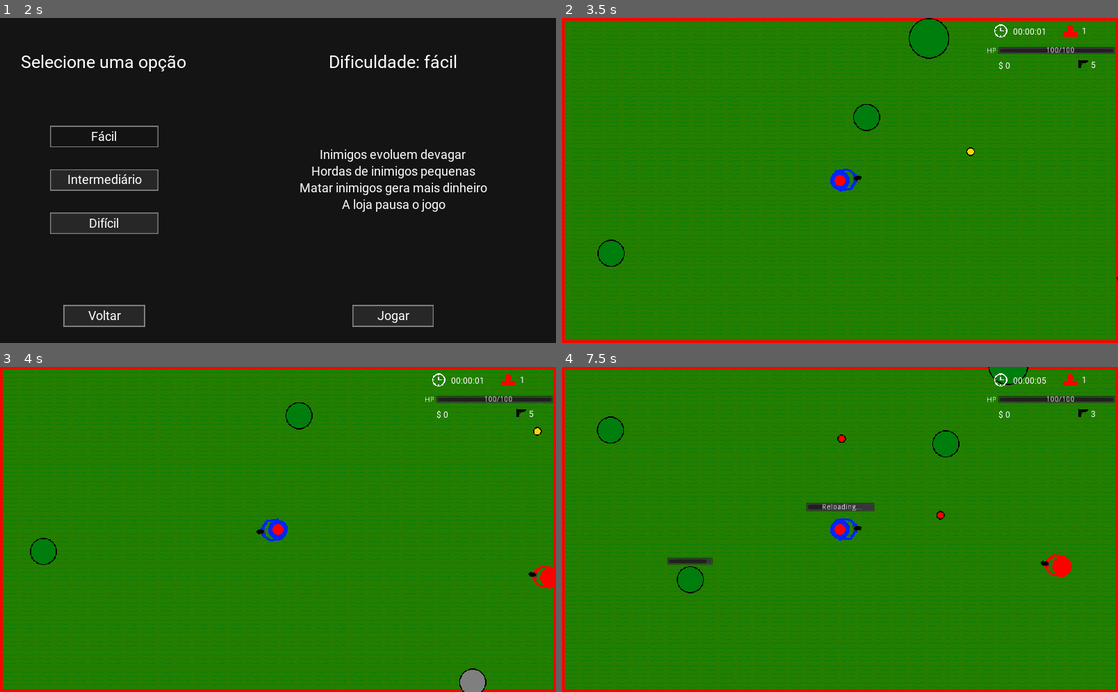
Above: before the commit, frames 1-4 (two rows, left to right).
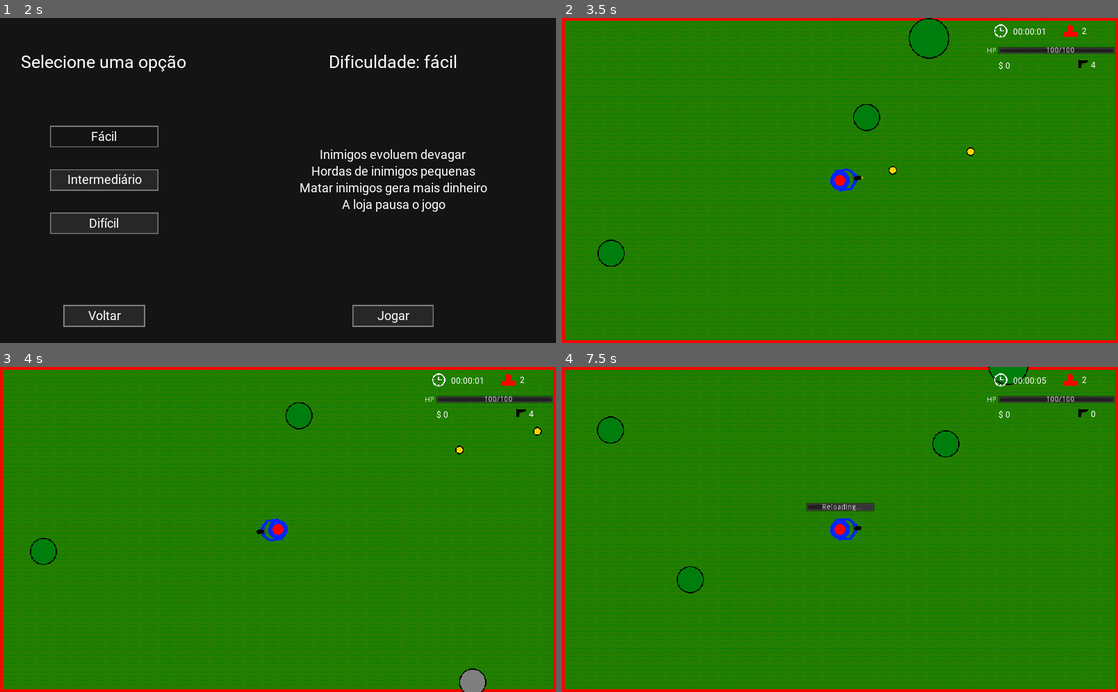
Above: after the commit, the same moments.

Repository: GregorioFornetti/Zigmor
Game: Godot game, scene res://Scenes_and_scripts/Interfaces/Menus/Main_menu.tscn
Same seed, same stepped clock (60 frames per second), same inputs: the game is played once before the commit and once after it.
Inputs (mouse positions are in pixels of both pictures, inside the frame that each line leads up to):
- Up to frame 1 (2 s): click "Jogar" at 0.5 s; click "Fácil" at 1.25 s
- Up to frame 2 (3.5 s): click "Jogar" at 2 s; tap Enter at 2.75 s; move the mouse to (962, 164) at 2.77 s; press the mouse at (962, 164) at 2.78 s; hold Right (ui_right) from 2.78 s (still down); tap 0 (0_shop_select) at 3.02 s
- Up to frame 3 (4 s): move the mouse to (166, 545) at 3.52 s; release Right (ui_right) at 3.53 s; release the mouse at (166, 545) at 3.53 s; hold Down (ui_down) from 3.53 s (still down); click (166, 545) at 3.6 s; tap 0 (0_shop_select) at 3.77 s
- Up to frame 4 (7.5 s): move the mouse to (895, 458) at 4.27 s; release Down (ui_down) at 4.28 s; press the mouse at (895, 458) at 4.28 s; hold Right (ui_right) 4.28-5.03 s; move the mouse to (812, 594) at 5.02 s; release the mouse at (812, 594) at 5.03 s; hold Up (ui_up) 5.03-5.78 s; click (812, 594) at 5.1 s; tap 0 (0_shop_select) at 5.27, 6.02, 6.77 s; move the mouse to (1006, 578) at 5.77 s; press the mouse at (1006, 578) at 5.78 s; hold Left (ui_left) 5.78-7.28 s; tap R (reload_weapon) at 6.4 s; move the mouse to (673, 480) at 6.52 s; release the mouse at (673, 480) at 6.53 s; click (673, 480) at 6.6 s; move the mouse to (867, 529) at 7.27 s; press the mouse at (867, 529) at 7.28 s; hold Down (ui_down) from 7.28 s (still down)

Frame 1 is identical in both runs. In frame 2, less than 0.1% of the frame differs, in the area x 53-100%, y 2-81%; in frame 3, 0.2%; in frame 4, 0.5%, in the area x 18-96%, y 2-65%.

Commit message:
3 new attributes in shop
- life regen
- max health
- speed

Diff:
--- a/Scenes_and_scripts/Autoloaded/Game.gd
+++ b/Scenes_and_scripts/Autoloaded/Game.gd
@@ -40,7 +40,7 @@
 	enemies_points_function = funcref(self, difficult_name + "_enemies_points_function")
 	spawn_points_function = funcref(self, difficult_name + "_spawn_points_function")
 	spawn_delay_function = funcref(self, difficult_name + "_spawn_delay_function")
-	enemies_points_function = funcref(self, difficult_name + "_enemy_money_drop_function")
+	enemy_money_drop_function = funcref(self, difficult_name + "_enemy_money_drop_function")
 
 	get_tree().change_scene("res://Scenes_and_scripts/Testing_map.tscn")
 	$Timer.start()
@@ -70,50 +70,50 @@
 	return spawn_delay_function.call_func(current_time)
 
 func get_enemy_monmey_drop(enemy_points):
-	return enemies_points_function.call_func(enemy_points, current_time)
+	return enemy_money_drop_function.call_func(enemy_points, current_time)
 
 
-func easy_enemies_points_function(t):
-	return t
+func easy_enemies_points_function(current_time):
+	return int(current_time / 40)
 
-func medium_enemies_points_function(t):
-	return 2 * t
+func medium_enemies_points_function(current_time):
+	return int(current_time / 35)
 
-func hard_enemies_points_function(t):
-	return 3 * t
+func hard_enemies_points_function(current_time):
+	return int(current_time / 30)
 
 
-func easy_spawn_points_function(t):
-	return int(t / 60 + 2)
+func easy_spawn_points_function(current_time):
+	return int(current_time / 60 + 2)
 
-func medium_spawn_points_function(t):
-	return int(t / 45 + 3)
+func medium_spawn_points_function(current_time):
+	return int(current_time / 45 + 3)
 
-func hard_spawn_points_function(t):
-	return int(t / 30 + 3)
+func hard_spawn_points_function(current_time):
+	return int(current_time / 30 + 3)
 
 
-func easy_spawn_delay_function(t):
+func easy_spawn_delay_function(current_time):
 	return 30
 
-func medium_spawn_delay_function(t):
+func medium_spawn_delay_function(current_time):
 	return 25
 
-func hard_spawn_delay_function(t):
+func hard_spawn_delay_function(current_time):
 	return 20
 
 
 func easy_enemy_money_drop_function(enemy_points, current_time):
-	var min_money = 5 + int(enemy_points * 10 * current_time / 60)
-	var max_money = 10 + int(enemy_points * 15 * current_time / 60)
+	var min_money = 5 + int(enemy_points * 10 * current_time / 40)
+	var max_money = 10 + int(enemy_points * 15 * current_time / 40)
 	return rng.randi_range(min_money, max_money)
 
 func medium_enemy_money_drop_function(enemy_points, current_time):
-	var min_money = 3 + int(enemy_points * 7 * current_time / 60)
-	var max_money = 7 + int(enemy_points * 13 * current_time / 60)
+	var min_money = 3 + int(enemy_points * 7 * current_time / 40)
+	var max_money = 7 + int(enemy_points * 13 * current_time / 40)
 	return rng.randi_range(min_money, max_money)
 
 func hard_enemy_money_drop_function(enemy_points, current_time):
-	var min_money = 2 + int(enemy_points * 5 * current_time / 60)
-	var max_money = 5 + int(enemy_points * 10 * current_time / 60)
+	var min_money = 2 + int(enemy_points * 5 * current_time / 40)
+	var max_money = 5 + int(enemy_points * 10 * current_time / 40)
 	return rng.randi_range(min_money, max_money)
--- a/Scenes_and_scripts/Enemies/Enemy_base.gd
+++ b/Scenes_and_scripts/Enemies/Enemy_base.gd
@@ -70,18 +70,14 @@
 	# width e height estão relacionados ao retângulo de colisão que será criado para verificar
 	# a colisão
 	# Se ocorrer uma colisão, o retorno é true, caso contrário é false.
-	var teste = get_parent().get_node("TESTE")
-	teste.position = global_position
-	teste.transform = Transform2D(rotation + deg2rad(angle), global_position + Vector2(0, -height).rotated(rotation + deg2rad(angle)))
 
 	var query = Physics2DShapeQueryParameters.new()
 	query.collision_layer = 0b00000000001000000000
 	var shape = RectangleShape2D.new()
 	shape.extents = Vector2(width, height)
-	teste.shape = shape
 	query.set_shape(shape)
 	query.transform = Transform2D(rotation + deg2rad(angle), global_position + Vector2(0, -height).rotated(rotation + deg2rad(angle)))
-	# Transform2D(rotation + PI / 2 + deg2rad(angle), global_position + Vector2(0, -height).rotated(rotation + deg2rad(angle)))
+	# Transform2D(rotation + deg2rad(angle), global_position + Vector2(0, -height).rotated(rotation + deg2rad(angle)))
 	return len(space_state.collide_shape(query, 1)) != 0
 
 func get_angle_to_dodge_obstacles(width, height):
--- a/Scenes_and_scripts/Enemies/Enemy_shooter_chaser.gd
+++ b/Scenes_and_scripts/Enemies/Enemy_shooter_chaser.gd
@@ -10,7 +10,6 @@
 
 func movimentation(delta):
 	var dodge_rotation = get_angle_to_dodge_obstacles($CollisionShape2D.shape.radius, 100)
-	print(dodge_rotation)
 	move_and_slide(global_position.direction_to(Player.global_position).rotated(deg2rad(dodge_rotation)) * attributes['speed'] * delta * 50)
 
 func set_default_range():
--- a/Scenes_and_scripts/Enemies/Pistol_enemy.gd
+++ b/Scenes_and_scripts/Enemies/Pistol_enemy.gd
@@ -6,8 +6,10 @@
 var current_rotation
 
 func on_ready():
-	points = 5
-	set_default_attributes(20, 90, 5)
+	var health = 20 + Game.get_enemies_points() * 4
+	var speed = min(90 + Game.get_enemies_points() * 2, 250)
+	var damage = 5 + Game.get_enemies_points()
+	set_default_attributes(health, speed, damage)
 	set_default_range()
 
 func on_process(delta):
--- a/Scenes_and_scripts/Enemies/Shotgun_enemy.gd
+++ b/Scenes_and_scripts/Enemies/Shotgun_enemy.gd
@@ -8,7 +8,10 @@
 var current_rotation
 
 func on_ready():
-	set_default_attributes(20, 90, 5)
+	var health = 30 + Game.get_enemies_points() * 6
+	var speed = min(90 + Game.get_enemies_points() * 2, 250)
+	var damage = 4 + int(Game.get_enemies_points() / 2)
+	set_default_attributes(health, speed, damage)
 	angle = deg2rad(angle)
 	set_default_range()
 
--- /dev/null
+++ b/Scenes_and_scripts/Interfaces/Upgrades_shop/Pages/Shop_armor_container.tscn
@@ -0,0 +1,68 @@
+[gd_scene load_steps=10 format=2]
+
+[ext_resource path="res://Scenes_and_scripts/Interfaces/Upgrades_shop/Pages/Shop_content_page.tscn" type="PackedScene" id=1]
+[ext_resource path="res://Sprites/Interface/Menu-interface/Upgrade-shop-images/Armor-image.png" type="Texture" id=2]
+[ext_resource path="res://Scenes_and_scripts/Interfaces/Upgrades_shop/Shop_buttons/Armor/Btn_upgrade_armor_max_health.tscn" type="PackedScene" id=3]
+[ext_resource path="res://Sprites/Interface/Menu-interface/Upgrade-shop-images/Max-health-icon.png" type="Texture" id=4]
+[ext_resource path="res://Scenes_and_scripts/Interfaces/Upgrades_shop/Status_box.tscn" type="PackedScene" id=5]
+[ext_resource path="res://Sprites/Interface/Menu-interface/Upgrade-shop-images/Life-regen-icon.png" type="Texture" id=6]
+[ext_resource path="res://Sprites/Interface/Menu-interface/Upgrade-shop-images/Speed-icon.png" type="Texture" id=7]
+[ext_resource path="res://Scenes_and_scripts/Interfaces/Upgrades_shop/Shop_buttons/Armor/Btn_upgrade_armor_life_regen.tscn" type="PackedScene" id=8]
+[ext_resource path="res://Scenes_and_scripts/Interfaces/Upgrades_shop/Shop_buttons/Armor/Btn_upgrade_armor_speed.tscn" type="PackedScene" id=9]
+
+[node name="Shop_armor_container" instance=ExtResource( 1 )]
+
+[node name="Btn_upgrade_armor_max_health" parent="Left_container/Shop_btns_container" index="0" instance=ExtResource( 3 )]
+
+[node name="Btn_upgrade_armor_life_regen" parent="Left_container/Shop_btns_container" index="1" instance=ExtResource( 8 )]
+margin_left = 250.0
+margin_right = 450.0
+
+[node name="Btn_upgrade_armor_speed" parent="Left_container/Shop_btns_container" index="2" instance=ExtResource( 9 )]
+margin_top = 105.0
+margin_bottom = 180.0
+
+[node name="Sprite" parent="Rigth_container" index="0"]
+texture = ExtResource( 2 )
+
+[node name="Max_health_status" parent="Rigth_container/Status_boxes_container" index="0" instance=ExtResource( 5 )]
+anchor_right = 0.0
+anchor_bottom = 0.0
+margin_right = 150.0
+margin_bottom = 30.0
+
+[node name="Icon" parent="Rigth_container/Status_boxes_container/Max_health_status" index="2"]
+texture = ExtResource( 4 )
+
+[node name="Info" parent="Rigth_container/Status_boxes_container/Max_health_status/CanvasLayer/Tooltip" index="1"]
+text = "Vida máxima que  pode alcançar"
+
+[node name="Life_regen_status" parent="Rigth_container/Status_boxes_container" index="1" instance=ExtResource( 5 )]
+anchor_right = 0.0
+anchor_bottom = 0.0
+margin_left = 170.0
+margin_right = 320.0
+margin_bottom = 30.0
+
+[node name="Icon" parent="Rigth_container/Status_boxes_container/Life_regen_status" index="2"]
+texture = ExtResource( 6 )
+
+[node name="Info" parent="Rigth_container/Status_boxes_container/Life_regen_status/CanvasLayer/Tooltip" index="1"]
+text = "Vida recuperada a cada 5 segundos"
+
+[node name="Speed_status" parent="Rigth_container/Status_boxes_container" index="2" instance=ExtResource( 5 )]
+anchor_right = 0.0
+anchor_bottom = 0.0
+margin_top = 45.0
+margin_right = 150.0
+margin_bottom = 75.0
+
+[node name="Icon" parent="Rigth_container/Status_boxes_container/Speed_status" index="2"]
+texture = ExtResource( 7 )
+
+[node name="Info" parent="Rigth_container/Status_boxes_container/Speed_status/CanvasLayer/Tooltip" index="1"]
+text = "Velocidade de movimento"
+
+[editable path="Rigth_container/Status_boxes_container/Max_health_status"]
+[editable path="Rigth_container/Status_boxes_container/Life_regen_status"]
+[editable path="Rigth_container/Status_boxes_container/Speed_status"]
--- a/Scenes_and_scripts/Interfaces/Upgrades_shop/Pages/Shop_main_page.tscn
+++ b/Scenes_and_scripts/Interfaces/Upgrades_shop/Pages/Shop_main_page.tscn
@@ -29,9 +29,19 @@
 [node name="Title" parent="Left_container/Shop_btns_container/Btn_upgrade_sniper" index="0"]
 text = "Sniper"
 
+[node name="Btn_upgrade_armor" parent="Left_container/Shop_btns_container" index="3" instance=ExtResource( 3 )]
+margin_left = 250.0
+margin_top = 105.0
+margin_right = 450.0
+margin_bottom = 180.0
+
+[node name="Title" parent="Left_container/Shop_btns_container/Btn_upgrade_armor" index="0"]
+text = "Armadura"
+
 [node name="Sprite" parent="Rigth_container" index="0"]
 texture = ExtResource( 2 )
 
 [editable path="Left_container/Shop_btns_container/Btn_upgrade_pistol"]
 [editable path="Left_container/Shop_btns_container/Btn_upgrade_shotgun"]
 [editable path="Left_container/Shop_btns_container/Btn_upgrade_sniper"]
+[editable path="Left_container/Shop_btns_container/Btn_upgrade_armor"]
--- /dev/null
+++ b/Scenes_and_scripts/Interfaces/Upgrades_shop/Shop_buttons/Armor/Btn_upgrade_armor_life_regen.gd
@@ -0,0 +1,12 @@
+extends "res://Scenes_and_scripts/Interfaces/Upgrades_shop/Shop_buttons/Btn_shop_buy.gd"
+
+
+func get_upgrade_price():
+	return 40 + qnt_buyed * 50
+
+func make_upgrade():
+	Game.Player.attributes.life_regen += 1
+
+func update_status_box():
+	var life_regen = Game.Player.attributes.life_regen
+	status_boxes_container.get_node("Life_regen_status/Attribute_label").text = str(life_regen)
--- /dev/null
+++ b/Scenes_and_scripts/Interfaces/Upgrades_shop/Shop_buttons/Armor/Btn_upgrade_armor_life_regen.tscn
@@ -0,0 +1,10 @@
+[gd_scene load_steps=3 format=2]
+
+[ext_resource path="res://Scenes_and_scripts/Interfaces/Upgrades_shop/Shop_buttons/Btn_shop_buy.tscn" type="PackedScene" id=1]
+[ext_resource path="res://Scenes_and_scripts/Interfaces/Upgrades_shop/Shop_buttons/Armor/Btn_upgrade_armor_life_regen.gd" type="Script" id=2]
+
+[node name="Btn_upgrade_armor_life_regen" instance=ExtResource( 1 )]
+script = ExtResource( 2 )
+
+[node name="Title" parent="." index="0"]
+text = "Regeneração de vida"
--- /dev/null
+++ b/Scenes_and_scripts/Interfaces/Upgrades_shop/Shop_buttons/Armor/Btn_upgrade_armor_max_health.gd
@@ -0,0 +1,16 @@
+extends "res://Scenes_and_scripts/Interfaces/Upgrades_shop/Shop_buttons/Btn_shop_buy.gd"
+
+
+func get_upgrade_price():
+	return 30 + qnt_buyed * 40
+
+func make_upgrade():
+	var max_health = Game.Player.attributes.max_health
+	var incremented_health = int(max_health / 10) + 10
+	Game.Player.attributes.max_health = max_health + incremented_health
+	Game.Player.attributes.status.health += incremented_health
+	Game.Player.update_health_interface()
+
+func update_status_box():
+	var max_health = Game.Player.attributes.max_health
+	status_boxes_container.get_node("Max_health_status/Attribute_label").text = str(max_health)
--- /dev/null
+++ b/Scenes_and_scripts/Interfaces/Upgrades_shop/Shop_buttons/Armor/Btn_upgrade_armor_max_health.tscn
@@ -0,0 +1,10 @@
+[gd_scene load_steps=3 format=2]
+
+[ext_resource path="res://Scenes_and_scripts/Interfaces/Upgrades_shop/Shop_buttons/Armor/Btn_upgrade_armor_max_health.gd" type="Script" id=1]
+[ext_resource path="res://Scenes_and_scripts/Interfaces/Upgrades_shop/Shop_buttons/Btn_shop_buy.tscn" type="PackedScene" id=2]
+
+[node name="Btn_upgrade_armor_max_health" instance=ExtResource( 2 )]
+script = ExtResource( 1 )
+
+[node name="Title" parent="." index="0"]
+text = "Vida máxima"
--- /dev/null
+++ b/Scenes_and_scripts/Interfaces/Upgrades_shop/Shop_buttons/Armor/Btn_upgrade_armor_speed.gd
@@ -0,0 +1,14 @@
+extends "res://Scenes_and_scripts/Interfaces/Upgrades_shop/Shop_buttons/Btn_shop_buy.gd"
+
+
+func get_upgrade_price():
+	return 50 + 70 * qnt_buyed
+
+func make_upgrade():
+	Game.Player.attributes.speed += 10
+	if Game.Player.attributes.speed == 400:
+		disable_btn()
+
+func update_status_box():
+	var speed = Game.Player.attributes.speed
+	status_boxes_container.get_node("Speed_status/Attribute_label").text = str(speed)
--- /dev/null
+++ b/Scenes_and_scripts/Interfaces/Upgrades_shop/Shop_buttons/Armor/Btn_upgrade_armor_speed.tscn
@@ -0,0 +1,10 @@
+[gd_scene load_steps=3 format=2]
+
+[ext_resource path="res://Scenes_and_scripts/Interfaces/Upgrades_shop/Shop_buttons/Btn_shop_buy.tscn" type="PackedScene" id=1]
+[ext_resource path="res://Scenes_and_scripts/Interfaces/Upgrades_shop/Shop_buttons/Armor/Btn_upgrade_armor_speed.gd" type="Script" id=2]
+
+[node name="Btn_upgrade_armor_speed" instance=ExtResource( 1 )]
+script = ExtResource( 2 )
+
+[node name="Title" parent="." index="0"]
+text = "Velocidade"
--- a/Scenes_and_scripts/Interfaces/Upgrades_shop/Shop_buttons/Pistol/Btn_upgrade_pistol_firerate.gd
+++ b/Scenes_and_scripts/Interfaces/Upgrades_shop/Shop_buttons/Pistol/Btn_upgrade_pistol_firerate.gd
@@ -6,7 +6,7 @@
 
 func make_upgrade():
 	Game.Player.attributes[Game.Player.PISTOL].fire_rate -= 0.05
-	if is_equal_approx(Game.Player.attributes[Game.Player.PISTOL].fire_rate, 0.1):
+	if is_equal_approx(Game.Player.attributes[Game.Player.PISTOL].fire_rate, 0.05):
 		disable_btn()
 
 func update_status_box():
--- a/Scenes_and_scripts/Interfaces/Upgrades_shop/Upgrades_shop.gd
+++ b/Scenes_and_scripts/Interfaces/Upgrades_shop/Upgrades_shop.gd
@@ -46,6 +46,9 @@
 
 func _on_Btn_upgrade_sniper_pressed():
 	change_page("Upgrades da sniper", $Main_container/Bottom_container/Shop_sniper_page)
+
+func _on_Btn_upgrade_armor_pressed():
+	change_page("Upgrades da armadura", $Main_container/Bottom_container/Shop_armor_container)
 
 func _on_Btn_close_pressed():
 	close_shop()
--- a/Scenes_and_scripts/Interfaces/Upgrades_shop/Upgrades_shop.tscn
+++ b/Scenes_and_scripts/Interfaces/Upgrades_shop/Upgrades_shop.tscn
@@ -10,6 +10,7 @@
 [ext_resource path="res://Scenes_and_scripts/Interfaces/Upgrades_shop/Pages/Shop_sniper_page.tscn" type="PackedScene" id=8]
 [ext_resource path="res://Scenes_and_scripts/Interfaces/Upgrades_shop/Pages/Shop_pistol_page.tscn" type="PackedScene" id=9]
 [ext_resource path="res://Fonts/Roboto-Regular.ttf" type="DynamicFontData" id=10]
+[ext_resource path="res://Scenes_and_scripts/Interfaces/Upgrades_shop/Pages/Shop_armor_container.tscn" type="PackedScene" id=11]
 
 [sub_resource type="DynamicFont" id=1]
 size = 32
@@ -98,6 +99,9 @@
 [node name="Shop_sniper_page" parent="Main_container/Bottom_container" instance=ExtResource( 8 )]
 visible = false
 
+[node name="Shop_armor_container" parent="Main_container/Bottom_container" instance=ExtResource( 11 )]
+visible = false
+
 [node name="Shop_fixed_container" type="Control" parent="Main_container/Bottom_container"]
 anchor_right = 1.0
 anchor_bottom = 1.0
@@ -142,6 +146,7 @@
 [connection signal="pressed" from="Main_container/Bottom_container/Shop_main_page/Left_container/Shop_btns_container/Btn_upgrade_pistol" to="." method="_on_Btn_upgrade_pistol_pressed"]
 [connection signal="pressed" from="Main_container/Bottom_container/Shop_main_page/Left_container/Shop_btns_container/Btn_upgrade_shotgun" to="." method="_on_Btn_upgrade_shotgun_pressed"]
 [connection signal="pressed" from="Main_container/Bottom_container/Shop_main_page/Left_container/Shop_btns_container/Btn_upgrade_sniper" to="." method="_on_Btn_upgrade_sniper_pressed"]
+[connection signal="pressed" from="Main_container/Bottom_container/Shop_main_page/Left_container/Shop_btns_container/Btn_upgrade_armor" to="." method="_on_Btn_upgrade_armor_pressed"]
 [connection signal="pressed" from="Main_container/Bottom_container/Shop_fixed_container/Btn_close" to="." method="_on_Btn_close_pressed"]
 [connection signal="pressed" from="Main_container/Bottom_container/Shop_fixed_container/Btn_return" to="." method="_on_Btn_return_pressed"]
 
@@ -149,6 +154,7 @@
 [editable path="Main_container/Bottom_container/Shop_main_page/Left_container/Shop_btns_container/Btn_upgrade_pistol"]
 [editable path="Main_container/Bottom_container/Shop_main_page/Left_container/Shop_btns_container/Btn_upgrade_shotgun"]
 [editable path="Main_container/Bottom_container/Shop_main_page/Left_container/Shop_btns_container/Btn_upgrade_sniper"]
+[editable path="Main_container/Bottom_container/Shop_main_page/Left_container/Shop_btns_container/Btn_upgrade_armor"]
 [editable path="Main_container/Bottom_container/Shop_fixed_container/Money_status"]
 [editable path="Main_container/Bottom_container/Shop_fixed_container/Btn_close"]
 [editable path="Main_container/Bottom_container/Shop_fixed_container/Btn_return"]
--- a/Scenes_and_scripts/Map_generation/Map_generator.gd
+++ b/Scenes_and_scripts/Map_generation/Map_generator.gd
@@ -33,7 +33,6 @@
 	for chunk_info in chunks_info_list:
 		if chunk_info["grid_position"] == grid_position:
 			return
-	print("NOVO")
 	create_new_chunk(grid_position)
 
 func create_new_chunk(grid_position):
--- a/Scenes_and_scripts/Player/Player.gd
+++ b/Scenes_and_scripts/Player/Player.gd
@@ -1,8 +1,8 @@
 extends KinematicBody2D
 
-const PISTOL_INITIAL_RELOADTIME = 3
-const SHOTGUN_INITIAL_RELOADTIME = 4
-const SNIPER_INITIAL_RELOADTIME = 5
+const PISTOL_INITIAL_SOUND_DURATION = 3.0
+const SHOTGUN_INITIAL_SOUND_DURATION = 4.0
+const SNIPER_INITIAL_SOUND_DURATION = 5.0
 
 onready var sprite = $Sprite
 onready var shoot_timer = $Shoot_timer
@@ -26,14 +26,15 @@
 var attributes = {
 	"speed" : 250,
 	"max_health" : 100,
+	"life_regen": 1,
 	"status" : {
 		"health" : 100,
 		"money" : 0
 	},
 	PISTOL : {
 		"damage": 5,
-		"reload_time": PISTOL_INITIAL_RELOADTIME,
-		"fire_rate": 1,
+		"reload_time": 2,
+		"fire_rate": 0.5,
 		"magazine_capacity": 6,
 		"status" : {
 			"qnt_reloaded_bullets": 6,
@@ -44,8 +45,8 @@
 	},
 	SHOTGUN : {
 		"damage": 1,
-		"reload_time": SHOTGUN_INITIAL_RELOADTIME,
-		"fire_rate": 1.5,
+		"reload_time": 3,
+		"fire_rate": 1,
 		"magazine_capacity": 2,
 		"status" : {
 			"qnt_reloaded_bullets": 2,
@@ -56,8 +57,8 @@
 	},
 	SNIPER : {
 		"damage": 10,
-		"reload_time": SNIPER_INITIAL_RELOADTIME,
-		"fire_rate": 2,
+		"reload_time": 3,
+		"fire_rate": 1,
 		"magazine_capacity": 5,
 		"status" : {
 			"qnt_reloaded_bullets": 5,
@@ -146,13 +147,13 @@
 
 		if current_weapon == PISTOL:
 			current_reload_effect = SoundSystem.play_sound_effect_with_config( \
-			pistol_reload_sound, PISTOL_INITIAL_RELOADTIME / attributes[current_weapon]['reload_time'])
+			pistol_reload_sound, PISTOL_INITIAL_SOUND_DURATION / attributes[current_weapon]['reload_time'])
 		elif current_weapon == SHOTGUN:
 			current_reload_effect = SoundSystem.play_sound_effect_with_config( \
-			shotgun_reload_sound, SHOTGUN_INITIAL_RELOADTIME / attributes[current_weapon]['reload_time'])
+			shotgun_reload_sound, SHOTGUN_INITIAL_SOUND_DURATION / attributes[current_weapon]['reload_time'])
 		else:
 			current_reload_effect = SoundSystem.play_sound_effect_with_config( \
-			shotgun_reload_sound, SNIPER_INITIAL_RELOADTIME / attributes[current_weapon]['reload_time'])
+			shotgun_reload_sound, SNIPER_INITIAL_SOUND_DURATION / attributes[current_weapon]['reload_time'])
 
 
 func change_weapon(new_weapon):
@@ -223,6 +224,7 @@
 		die()
 	else:
 		update_health_interface()
+	$Life_regen_timer.start()
 
 
 func get_money():
@@ -242,3 +244,11 @@
 		Game.current_status = Game.status.PAUSED
 		queue_free()
 		get_tree().paused = true
+
+
+func _on_Life_regen_timer_timeout():
+	attributes.status.health = min(attributes.status.health + attributes.life_regen, \
+								   attributes.max_health)
+	update_health_interface()
+	if attributes.status.health == attributes.max_health:
+		$Life_regen_timer.stop()
--- a/Scenes_and_scripts/Player/Player.tscn
+++ b/Scenes_and_scripts/Player/Player.tscn
@@ -87,6 +87,9 @@
 [node name="Reload_timer" type="Timer" parent="."]
 one_shot = true
 
+[node name="Life_regen_timer" type="Timer" parent="."]
+wait_time = 5.0
+
 [node name="ShootAnimations" type="AnimationPlayer" parent="."]
 playback_speed = 5.0
 anims/Pistol = SubResource( 3 )
@@ -99,3 +102,4 @@
 [connection signal="area_entered" from="Hurtbox" to="." method="_on_Hurtbox_area_entered"]
 [connection signal="timeout" from="Shoot_timer" to="." method="_on_Shoot_timer_timeout"]
 [connection signal="timeout" from="Reload_timer" to="." method="_on_Reload_timer_timeout"]
+[connection signal="timeout" from="Life_regen_timer" to="." method="_on_Life_regen_timer_timeout"]
--- a/Scenes_and_scripts/Testing_map.tscn
+++ b/Scenes_and_scripts/Testing_map.tscn
@@ -1,13 +1,11 @@
-[gd_scene load_steps=8 format=2]
+[gd_scene load_steps=7 format=2]
 
 [ext_resource path="res://Scenes_and_scripts/Interfaces/Interface.tscn" type="PackedScene" id=1]
 [ext_resource path="res://Scenes_and_scripts/Player/Player.tscn" type="PackedScene" id=2]
 [ext_resource path="res://Scenes_and_scripts/Interfaces/Upgrades_shop/Upgrades_shop.tscn" type="PackedScene" id=3]
 [ext_resource path="res://Scenes_and_scripts/Testing_map.gd" type="Script" id=4]
-[ext_resource path="res://Scenes_and_scripts/Enemies/Pistol_enemy.tscn" type="PackedScene" id=5]
+[ext_resource path="res://Scenes_and_scripts/Spawner/Enemies_spawner.tscn" type="PackedScene" id=6]
 [ext_resource path="res://Scenes_and_scripts/Map_generation/Map_generator.tscn" type="PackedScene" id=7]
-
-[sub_resource type="RectangleShape2D" id=1]
 
 [node name="Testing_map" type="Node2D"]
 script = ExtResource( 4 )
@@ -20,13 +18,7 @@
 
 [node name="Map_generator" parent="." instance=ExtResource( 7 )]
 
-[node name="Pistol_enemy" parent="." instance=ExtResource( 5 )]
-position = Vector2( 796.27, 223.006 )
-collision_layer = 2
-collision_mask = 518
-
-[node name="TESTE" type="CollisionShape2D" parent="."]
-shape = SubResource( 1 )
+[node name="Enemies_spawner" parent="." instance=ExtResource( 6 )]
 
 [editable path="Upgrade_shop"]
 [editable path="Upgrade_shop/Main_container/Bottom_container/Shop_main_page"]
Not shown: 1 places in Scenes_and_scripts/Interfaces/Upgrades_shop/Upgrades_shop.tscn that only renumber resources
Binary file added: Sprites/Interface/Menu-interface/Upgrade-shop-images/Armor-image.png
Not shown, added: Sprites/Interface/Menu-interface/Upgrade-shop-images/Armor-image.png.import
Binary file added: Sprites/Interface/Menu-interface/Upgrade-shop-images/Life-regen-icon.png
Not shown, added: Sprites/Interface/Menu-interface/Upgrade-shop-images/Life-regen-icon.png.import
Binary file added: Sprites/Interface/Menu-interface/Upgrade-shop-images/Max-health-icon.png
Not shown, added: Sprites/Interface/Menu-interface/Upgrade-shop-images/Max-health-icon.png.import
Binary file added: Sprites/Interface/Menu-interface/Upgrade-shop-images/Speed-icon.png
Not shown, added: Sprites/Interface/Menu-interface/Upgrade-shop-images/Speed-icon.png.import
